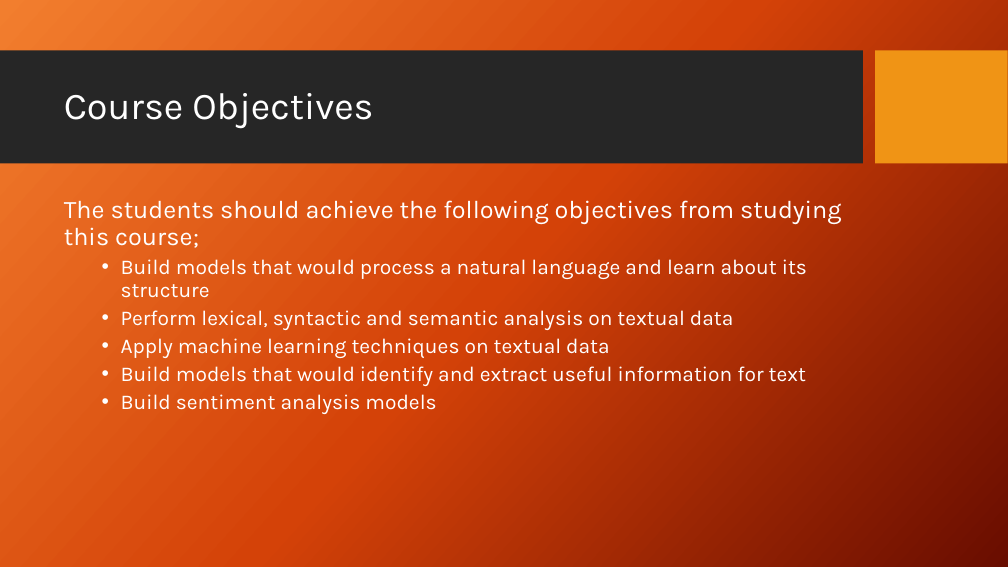
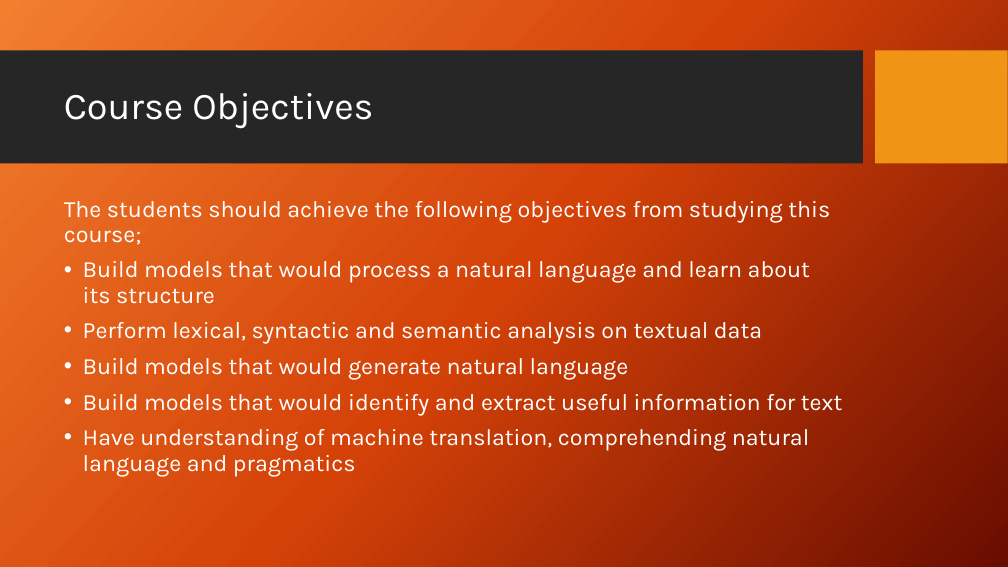
Before and after one commit to iffishells/Natural-Languag--Processing, a slide deck: slide 14 of PPT/Lecture1 Introduction.pptx (slide 16 before the commit). Drawn at 1008x567 pixels with LibreOffice and Linux fonts; fonts in the diff are those of the drawing; background and template pictures are left out. Boxes give left, top, right and bottom in pixels: in the first picture for what was removed or moved away, otherwise in the second. Text is boxed around its words. In the diff, an @@ line names an element or a change of style, - is before the commit and + after.

```diff
--- a/PPT/Lecture1 Introduction.pptx
+++ b/PPT/Lecture1 Introduction.pptx
@@ text at bbox=[64, 201, 842, 415]: size 24 to 22.2 pt in "The students should achieve the following objectives ..."; size 20 to 22.2 pt in "Build models that would process a natural ...", "Perform lexical, syntactic and semantic analysis on ...", "Build models that would identify and extract ..."; list level 2 to 1 in "Build models that would process ..."; list level 2 to 1 in "Perform lexical, syntactic and semantic ..."; list level 2 to 1 in "Build models that would identify ..." @@
@@ text at bbox=[83, 358, 629, 380]: text changed; size 20 to 22.2 pt @@
-  • Apply machine learning techniques on textual data
+• Build models that would generate natural language
@@ text at bbox=[83, 429, 810, 476]: text changed; size 20 to 22.2 pt @@
-  • Build sentiment analysis models
+• Have understanding of machine translation, comprehending natural language and pragmatics
```
Also in this commit, not shown: 8 other slides changed, 3 slides removed, 17 other files.
